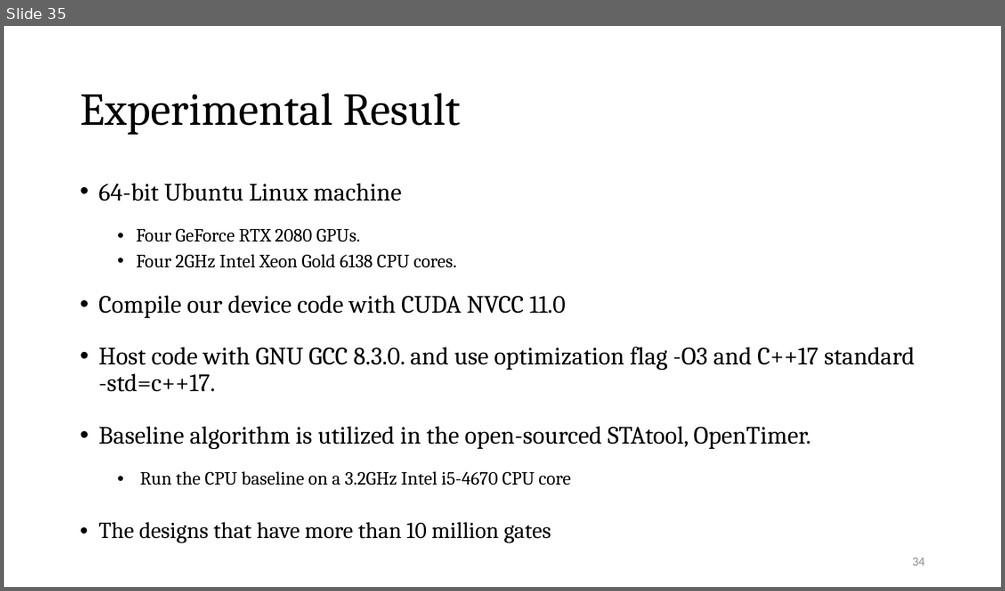
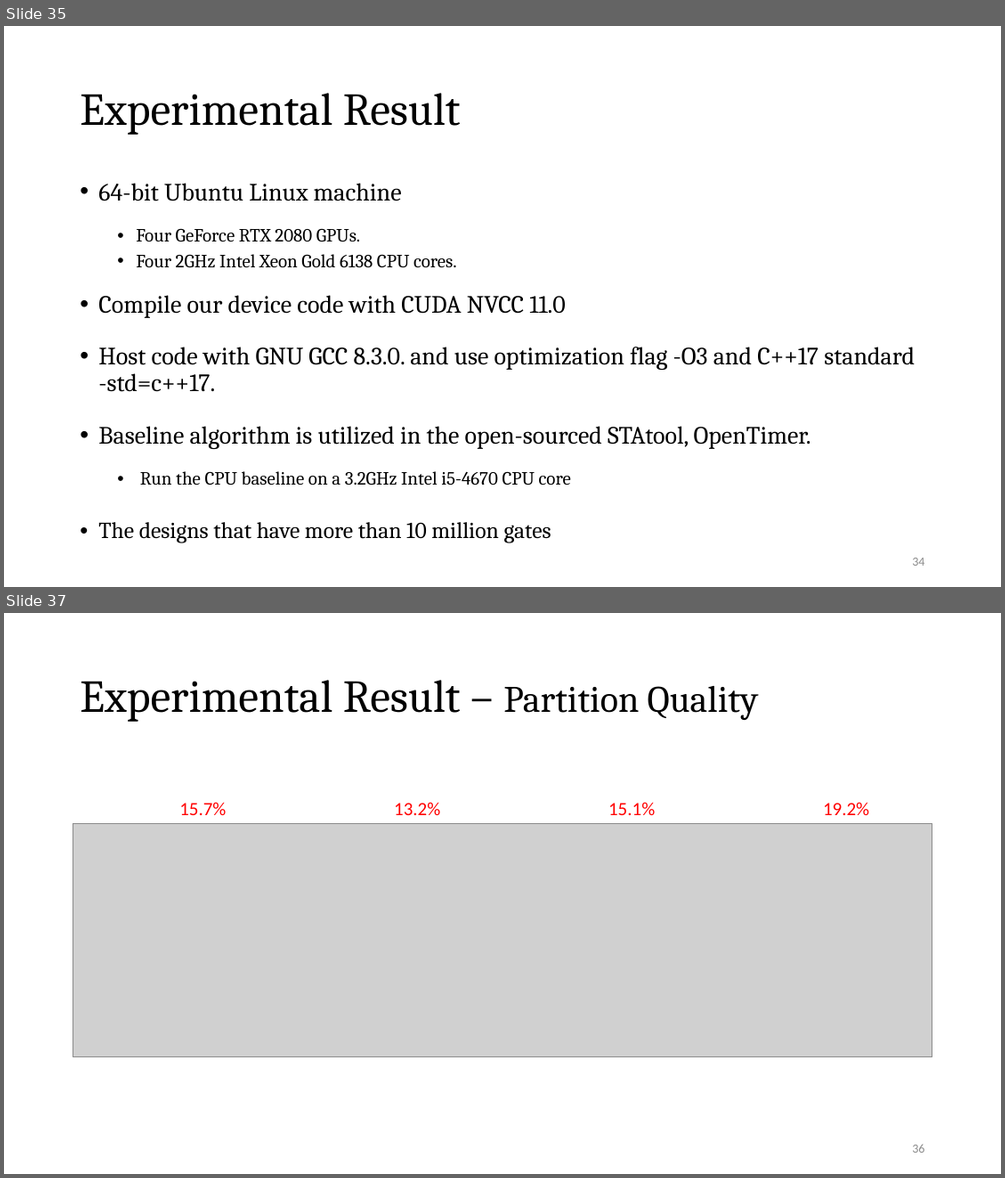
Before and after one commit to Pacific-Feng-Studuies/Studied-Papers, a slide deck: GM/Partition/Fast STA Graph Partitioning Framework for Multi-GPU Acceleration/Fast STA Graph Partitioning Framework for Multi-GPU Acceleration.pptx. Shown one above the other, each under a label of ours: slide 35 before the commit, slides 35 and 37 after it; the slides between them are not shown. The pictures are 1005x591 and 1005x1178 pixels, drawn with LibreOffice and Linux fonts; fonts in the diff are those of the drawing; grey boxes stand for pictures. Boxes give left, top, right and bottom in pixels: in the first picture for what was removed or moved away, otherwise in the second. Text is boxed around its words. In the diff, an @@ line names an element or a change of style, - is before the commit and + after.

```diff
--- a/GM/Partition/Fast STA Graph Partitioning Framework for Multi-GPU Acceleration/Fast STA Graph Partitioning Framework for Multi-GPU Acceleration.pptx
+++ b/GM/Partition/Fast STA Graph Partitioning Framework for Multi-GPU Acceleration/Fast STA Graph Partitioning Framework for Multi-GPU Acceleration.pptx
@@ slide 37 added at (4,613,1001,1174), background #FFFFFF @@
@@ title added at (80,680,759,722), 44 pt, text #000000 @@
+Experimental Result – Partition Quality
@@ picture added at (73,823,933,1056) @@
@@ text added at (179,802,226,815), 18 pt, text #FF0000 @@
+15.7%
@@ text added at (394,802,440,815), 18 pt, text #FF0000 @@
+13.2%
@@ text added at (608,802,655,815), 18 pt, text #FF0000 @@
+15.1%
@@ text added at (823,802,869,815), 18 pt, text #FF0000 @@
+19.2%
@@ page number added at (912,1144,924,1152), 12 pt, text #8C8C8C @@
+36
```
Also in this commit, not shown: 7 slides changed, 5 other slides added, 1 other file.
